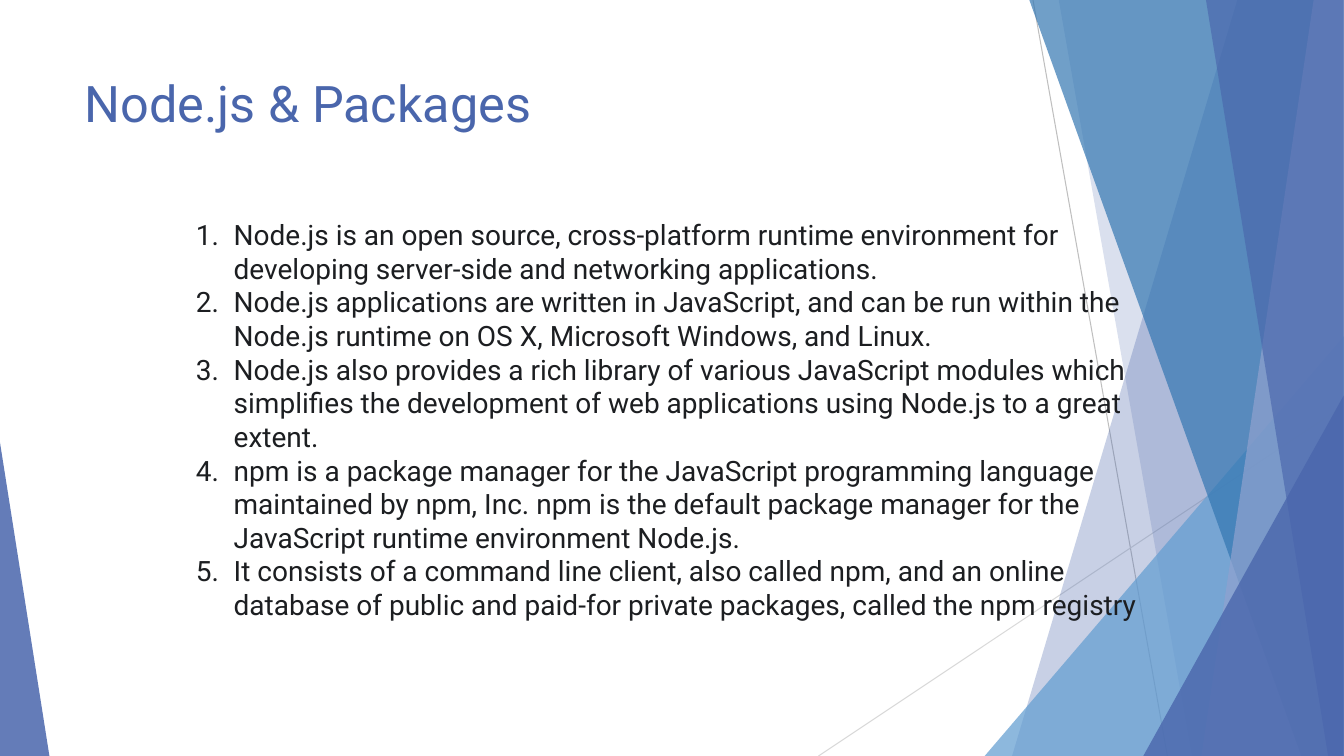
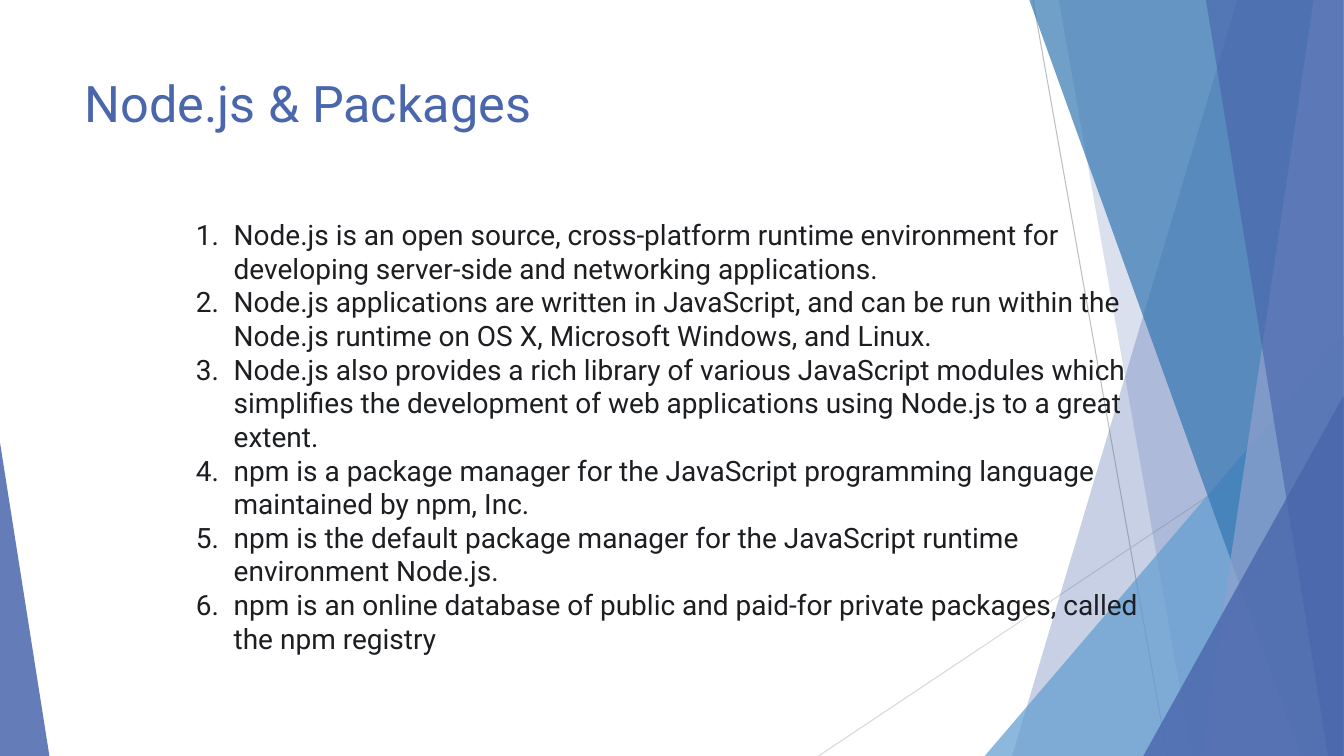
Before and after one commit to reshu-testonics/WebdriverIO, a slide deck: slide 8 of WebdriverIO.pptx. Drawn at 1344x756 pixels with LibreOffice and Linux fonts; fonts in the diff are those of the drawing. Boxes give left, top, right and bottom in pixels: in the first picture for what was removed or moved away, otherwise in the second. Text is boxed around its words. In the diff, an @@ line names an element or a change of style, - is before the commit and + after.

```diff
--- a/WebdriverIO.pptx
+++ b/WebdriverIO.pptx
@@ text at [234, 459, 1137, 655]: text changed @@
-4. npm is a package manager for the JavaScript programming language maintained by npm, Inc. npm is the default package manager for the JavaScript runtime environment Node.js.
-5. It consists of a command line client, also called npm, and an online database of public and paid-for private packages, called the npm registry
+4. npm is a package manager for the JavaScript programming language maintained by npm, Inc.
+5. npm is the default package manager for the JavaScript runtime environment Node.js.
+6. npm is an online database of public and paid-for private packages, called the npm registry
```
Also in this commit, not shown: 7 other slides changed, 2 slides added.
